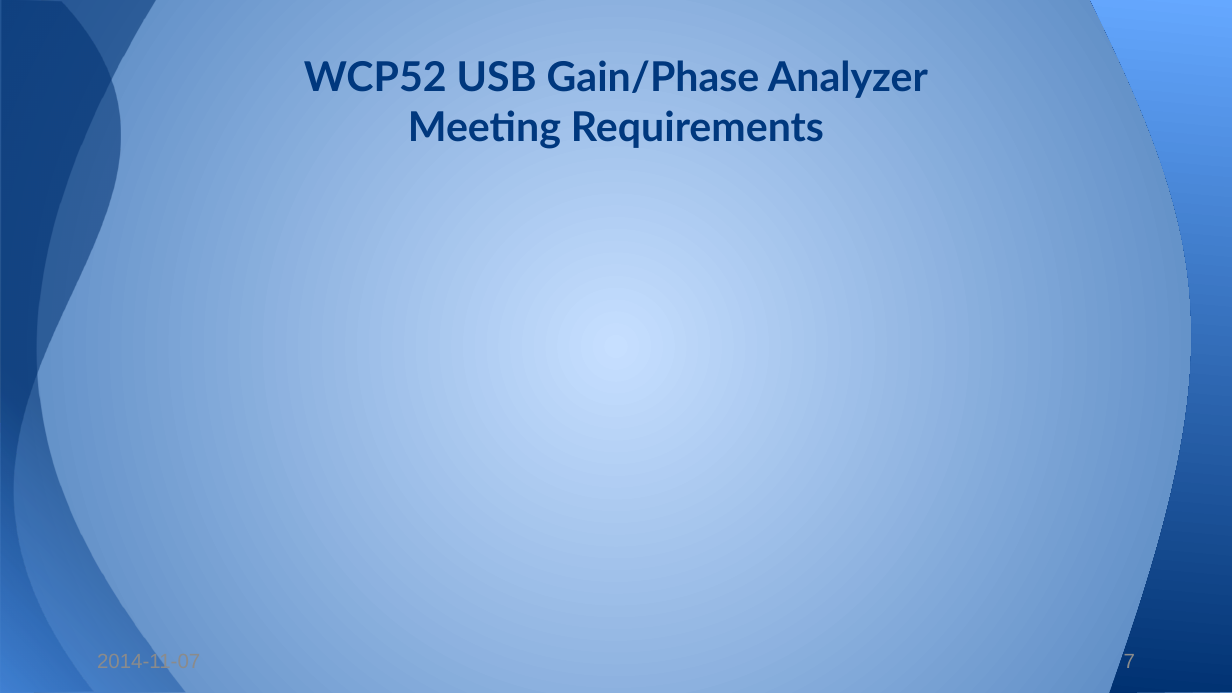
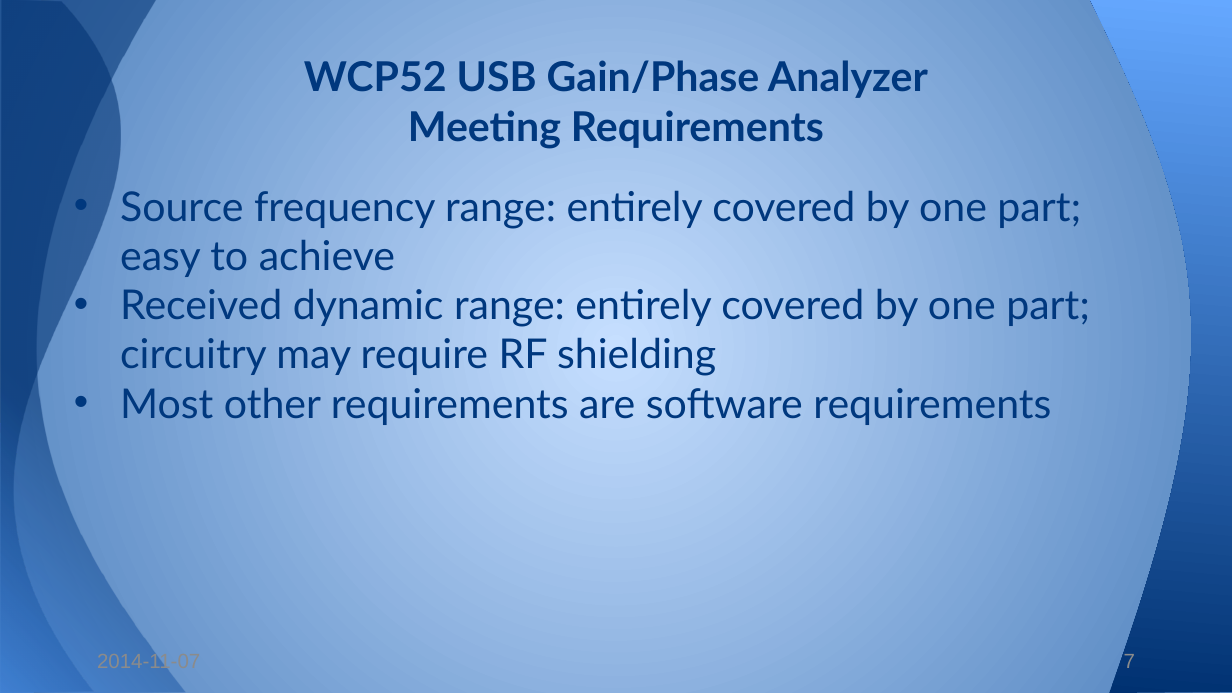
Before and after one commit to WCP52/docs, a slide deck: slide 7 of official/WCP52 Gain_Phase SAP.pptx. Drawn at 1232x693 pixels with LibreOffice and Linux fonts; fonts in the diff are those of the drawing. Boxes give left, top, right and bottom in pixels: in the first picture for what was removed or moved away, otherwise in the second. Text is boxed around its words. In the diff, an @@ line names an element or a change of style, - is before the commit and + after.

Commit message:
More SAP slides

```diff
--- a/official/WCP52 Gain_Phase SAP.pptx
+++ b/official/WCP52 Gain_Phase SAP.pptx
@@ text added at (120,190,1090,425), 24 pt, text #00387E @@
+• Source frequency range: entirely covered by one part; easy to achieve
+• Received dynamic range: entirely covered by one part; circuitry may require RF shielding
+• Most other requirements are software requirements
```
Also in this commit, not shown: 1 other slide changed.
